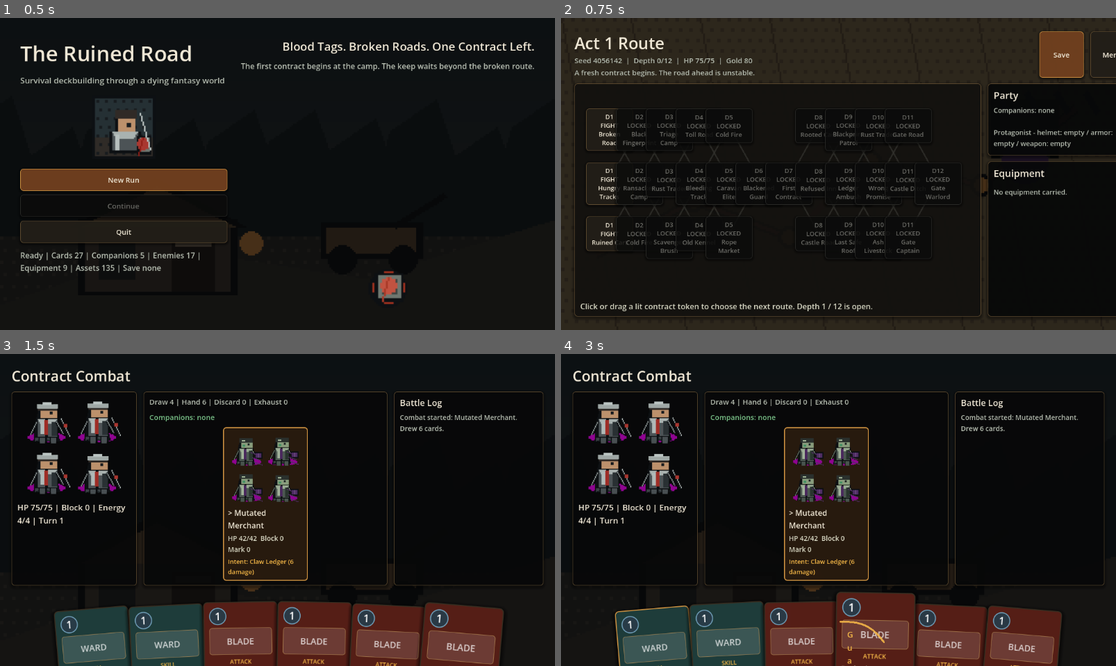
Above: before the commit, frames 1-4 (two rows, left to right).
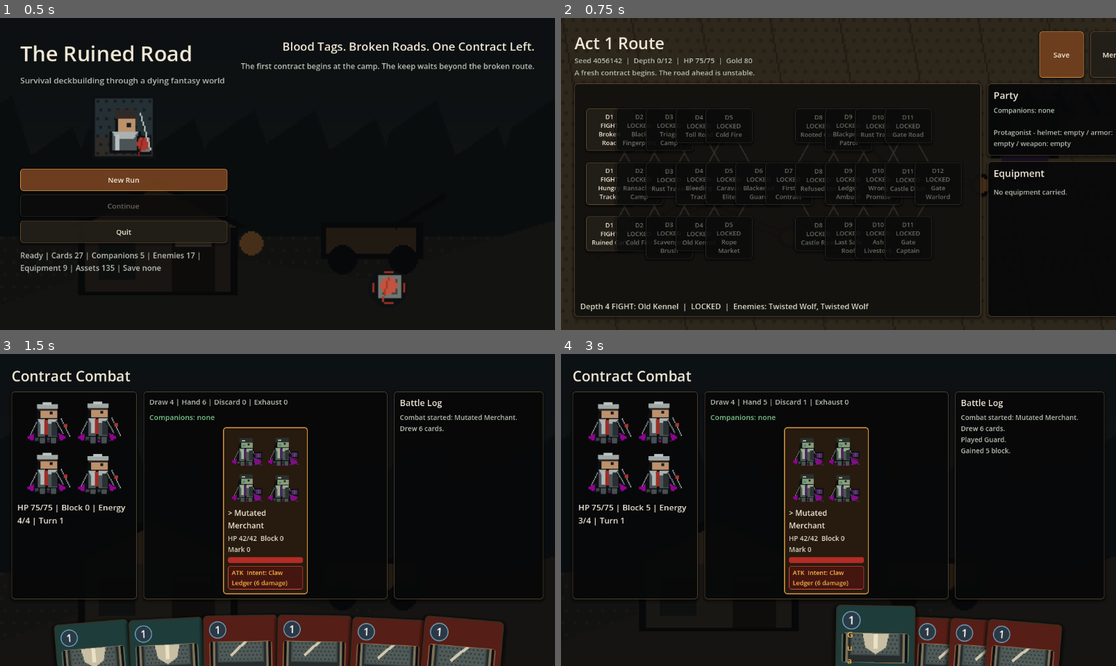
Above: after the commit, the same moments.

Repository: once0811-arch/game
Game: Godot game, scene res://scenes/main/main.tscn
Same seed, same stepped clock (60 frames per second), same inputs: the game is played once before the commit and once after it.
Inputs (mouse positions are in pixels of both pictures, inside the frame that each line leads up to):
- Up to frame 1 (0.5 s): no input
- Up to frame 2 (0.75 s): click "New Run" at 0.5 s
- Up to frame 3 (1.5 s): click "D1 FIGHT Broken Road" at 1.25 s
- Up to frame 4 (3 s): tap Enter at 2 s; drag from (655, 653) to (894, 441) at 2.02 s; drag from (855, 647) to (810, 572) at 2.77 s

Frame 1 is identical in both runs. In frame 2, 0.6% of the frame differs, in the area x 3-57%, y 91-94%; in frame 3, 13%; in frame 4, 17%, in the area x 2-98%, y 14-100%.

Commit message:
Refine combat UI with reference patterns

Diff:
--- a/SourceCode/scripts/combat/card_effect_resolver.gd
+++ b/SourceCode/scripts/combat/card_effect_resolver.gd
@@ -6,16 +6,17 @@
 
 func resolve(card: Dictionary, target_index: int, card_instance: Dictionary = {}) -> Array[String]:
 	var logs: Array[String] = []
-	if target_index < 0 or target_index >= RunState.combat.enemies.size():
-		return logs
-
-	var target: Dictionary = RunState.combat.enemies[target_index]
+	var has_target: bool = target_index >= 0 and target_index < RunState.combat.enemies.size()
+	var target: Dictionary = RunState.combat.enemies[target_index] if has_target else {}
 	var upgraded := bool(card_instance.get("upgraded", false))
 	for effect in card.get("effects", []):
 		if typeof(effect) != TYPE_DICTIONARY:
 			continue
 		match String(effect.get("type", "")):
 			"damage":
+				if not has_target:
+					logs.append("%s needs an enemy target." % CardDataScript.card_name(card))
+					continue
 				var attack_bonus := RunState.equipment.get_total_bonus("attack_damage", "protagonist")
 				var upgrade_bonus := 2 if upgraded else 0
 				logs.append(_deal_damage(card, target, int(effect.get("amount", 0)) + attack_bonus + upgrade_bonus))
@@ -29,6 +30,9 @@
 				var drawn := RunState.deck.draw_cards(int(effect.get("amount", 0)))
 				logs.append("Drew %d cards." % drawn.size())
 			"tactical_mark":
+				if not has_target:
+					logs.append("%s needs an enemy target." % CardDataScript.card_name(card))
+					continue
 				var amount: int = int(effect.get("amount", 0)) + RunState.combat.tactical_mark_bonus
 				_add_status(target, "tactical_mark", amount)
 				logs.append("Applied %d Tactical Mark." % amount)
@@ -53,11 +57,12 @@
 			_:
 				logs.append("No effect.")
 
-	if CardDataScript.card_type(card) == "attack" and int(target.get("hp", 0)) > 0:
+	if has_target and CardDataScript.card_type(card) == "attack" and int(target.get("hp", 0)) > 0:
 		_add_status(target, "tactical_mark", 1 + RunState.combat.tactical_mark_bonus)
 		logs.append("Attack added Tactical Mark.")
 
-	RunState.combat.enemies[target_index] = target
+	if has_target:
+		RunState.combat.enemies[target_index] = target
 	return logs
 
 
--- /dev/null
+++ b/SourceCode/scripts/combat/card_play_rules.gd
@@ -0,0 +1,26 @@
+class_name CardPlayRules
+extends RefCounted
+
+
+static func requires_enemy_target(card: Dictionary) -> bool:
+	for effect in card.get("effects", []):
+		if typeof(effect) != TYPE_DICTIONARY:
+			continue
+		if String(effect.get("type", "")) in ["damage", "tactical_mark"]:
+			return true
+	return false
+
+
+static func first_live_enemy_index() -> int:
+	for i in range(RunState.combat.enemies.size()):
+		var enemy: Dictionary = RunState.combat.enemies[i]
+		if int(enemy.get("hp", 0)) > 0:
+			return i
+	return -1
+
+
+static func is_live_enemy_index(enemy_index: int) -> bool:
+	if enemy_index < 0 or enemy_index >= RunState.combat.enemies.size():
+		return false
+	var enemy: Dictionary = RunState.combat.enemies[enemy_index]
+	return int(enemy.get("hp", 0)) > 0
--- a/SourceCode/scripts/combat/combat_screen.gd
+++ b/SourceCode/scripts/combat/combat_screen.gd
@@ -6,6 +6,7 @@
 const BondSystemScript := preload("res://scripts/systems/bond_system.gd")
 const UIStyleScript := preload("res://scripts/ui/ui_style.gd")
 const CombatCardViewScript := preload("res://scripts/ui/combat_card_view.gd")
+const CardPlayRulesScript := preload("res://scripts/combat/card_play_rules.gd")
 
 var turn_manager = TurnManagerScript.new()
 var bond_system = BondSystemScript.new()
@@ -224,17 +225,39 @@
 	], 14, UIStyleScript.stat_text())
 	content.add_child(hp_label)
 
+	var hp_bar := ProgressBar.new()
+	hp_bar.mouse_filter = Control.MOUSE_FILTER_IGNORE
+	hp_bar.custom_minimum_size = Vector2(0, 12)
+	hp_bar.min_value = 0
+	hp_bar.max_value = max(int(enemy.get("max_hp", 1)), 1)
+	hp_bar.value = int(enemy.get("hp", 0))
+	hp_bar.show_percentage = false
+	hp_bar.add_theme_stylebox_override("background", _bar_style(Color(0.045, 0.040, 0.036, 0.95)))
+	hp_bar.add_theme_stylebox_override("fill", _bar_style(Color(0.74, 0.18, 0.15, 0.95)))
+	content.add_child(hp_bar)
+
 	var intent: Dictionary = enemy.get("intent", {})
 	var intent_text := "Intent: Unknown"
+	var intent_kind := "?"
 	if String(intent.get("type", "")) == "attack":
+		intent_kind = "ATK"
 		intent_text = "Intent: %s (%d damage)" % [intent.get("label", "Attack"), int(intent.get("damage", 0))]
 	elif String(intent.get("type", "")) == "block":
+		intent_kind = "BLK"
 		intent_text = "Intent: %s (+%d block)" % [intent.get("label", "Block"), int(intent.get("block", 0))]
 	elif String(intent.get("type", "")) == "healing_down":
+		intent_kind = "HEX"
 		intent_text = "Intent: %s (-%d%% healing)" % [intent.get("label", "Hex"), int(intent.get("percent", 50))]
 	if int(enemy.get("hp", 0)) <= 0:
+		intent_kind = "KO"
 		intent_text = "Defeated"
-	content.add_child(UIStyleScript.label(intent_text, 13, UIStyleScript.GOLD))
+	var intent_chip := PanelContainer.new()
+	intent_chip.mouse_filter = Control.MOUSE_FILTER_IGNORE
+	intent_chip.add_theme_stylebox_override("panel", _intent_style(String(intent.get("type", ""))))
+	var intent_label := UIStyleScript.label("%s  %s" % [intent_kind, intent_text], 13, UIStyleScript.GOLD)
+	intent_label.mouse_filter = Control.MOUSE_FILTER_IGNORE
+	intent_chip.add_child(intent_label)
+	content.add_child(intent_chip)
 	return panel
 
 
@@ -254,6 +277,9 @@
 func _on_card_pressed(hand_index: int) -> void:
 	if not _is_card_playable(hand_index):
 		return
+	if not _card_requires_target(hand_index):
+		_play_card_at_target(hand_index, -1)
+		return
 	selected_card_index = hand_index
 	_layout_hand_cards()
 
@@ -265,7 +291,8 @@
 	dragging_card_index = hand_index
 	drag_start_position = _card_center_for_hand_index(hand_index)
 	_show_drag_preview(card_name_text)
-	_update_target_arc()
+	if _card_requires_target(hand_index):
+		_update_target_arc()
 
 
 func _input(event: InputEvent) -> void:
@@ -273,7 +300,8 @@
 		return
 	if event is InputEventMouseMotion:
 		_move_drag_preview()
-		_update_target_arc()
+		if _card_requires_target(dragging_card_index):
+			_update_target_arc()
 	elif event is InputEventMouseButton:
 		var mouse_event := event as InputEventMouseButton
 		if mouse_event.button_index == MOUSE_BUTTON_LEFT and not mouse_event.pressed:
@@ -284,6 +312,8 @@
 			_clear_target_arc()
 			if target_index >= 0:
 				_play_card_at_target(hand_index, target_index)
+			elif not _card_requires_target(hand_index):
+				_play_card_at_target(hand_index, -1)
 			else:
 				selected_card_index = hand_index
 				_refresh()
@@ -307,11 +337,16 @@
 
 
 func _play_card_at_target(hand_index: int, target_index: int) -> void:
-	if not _is_card_playable(hand_index) or not _enemy_can_target(target_index):
-		return
+	if not _is_card_playable(hand_index):
+		return
+	if _card_requires_target(hand_index) and not _enemy_can_target(target_index):
+		return
+	var played_name := _card_name_for_hand_index(hand_index)
+	var feedback_position := _target_feedback_position(target_index)
 	selected_target_index = target_index
 	selected_card_index = -1
 	_append_logs(turn_manager.play_card(hand_index, target_index))
+	_spawn_float_text(played_name, feedback_position, UIStyleScript.GOLD)
 	_refresh()
 
 
@@ -362,7 +397,15 @@
 	return CardDataScript.card_cost(card) <= RunState.combat.energy
 
 
-func _card_name_at(hand_index: int) -> String:
+func _card_requires_target(hand_index: int) -> bool:
+	if hand_index < 0 or hand_index >= RunState.deck.hand.size():
+		return false
+	var instance: Dictionary = RunState.deck.hand[hand_index]
+	var card := DataRegistry.get_card(CardInstanceScript.get_card_id(instance))
+	return CardPlayRulesScript.requires_enemy_target(card)
+
+
+func _card_name_for_hand_index(hand_index: int) -> String:
 	if hand_index < 0 or hand_index >= RunState.deck.hand.size():
 		return ""
 	var instance: Dictionary = RunState.deck.hand[hand_index]
@@ -393,6 +436,13 @@
 		if control.get_global_rect().has_point(global_position) and _enemy_can_target(i):
 			return i
 	return -1
+
+
+func _target_feedback_position(target_index: int) -> Vector2:
+	if target_index >= 0 and target_index < enemy_controls.size():
+		var control := enemy_controls[target_index]
+		return control.global_position + control.size * 0.5
+	return get_global_mouse_position()
 
 
 func _clamp_target_index(target_index: int) -> int:
@@ -451,6 +501,60 @@
 func _clear_target_arc() -> void:
 	if target_arc != null:
 		target_arc.clear_points()
+
+
+func _spawn_float_text(text: String, global_position: Vector2, color: Color) -> void:
+	if text.is_empty():
+		return
+	var label := UIStyleScript.label(text, 20, color)
+	label.mouse_filter = Control.MOUSE_FILTER_IGNORE
+	label.z_index = 80
+	label.global_position = global_position - Vector2(48, 16)
+	add_child(label)
+	var tween := create_tween().set_trans(Tween.TRANS_CUBIC).set_ease(Tween.EASE_OUT)
+	tween.tween_property(label, "global_position", label.global_position + Vector2(0, -42), 0.42)
+	tween.parallel().tween_property(label, "modulate:a", 0.0, 0.42)
+	tween.finished.connect(label.queue_free)
+
+
+func _bar_style(color: Color) -> StyleBoxFlat:
+	var style := StyleBoxFlat.new()
+	style.bg_color = color
+	style.corner_radius_top_left = 4
+	style.corner_radius_top_right = 4
+	style.corner_radius_bottom_left = 4
+	style.corner_radius_bottom_right = 4
+	return style
+
+
+func _intent_style(intent_type: String) -> StyleBoxFlat:
+	var style := StyleBoxFlat.new()
+	match intent_type:
+		"attack":
+			style.bg_color = Color(0.28, 0.08, 0.06, 0.92)
+			style.border_color = UIStyleScript.RED
+		"block":
+			style.bg_color = Color(0.07, 0.17, 0.15, 0.92)
+			style.border_color = UIStyleScript.GREEN
+		"healing_down":
+			style.bg_color = Color(0.17, 0.11, 0.24, 0.92)
+			style.border_color = Color(0.48, 0.32, 0.62, 1.0)
+		_:
+			style.bg_color = Color(0.10, 0.09, 0.08, 0.90)
+			style.border_color = UIStyleScript.BORDER
+	style.border_width_left = 1
+	style.border_width_top = 1
+	style.border_width_right = 1
+	style.border_width_bottom = 1
+	style.corner_radius_top_left = 5
+	style.corner_radius_top_right = 5
+	style.corner_radius_bottom_left = 5
+	style.corner_radius_bottom_right = 5
+	style.content_margin_left = 8
+	style.content_margin_top = 5
+	style.content_margin_right = 8
+	style.content_margin_bottom = 5
+	return style
 
 
 func _style_enemy_panel(panel: PanelContainer, enemy_index: int) -> void:
--- a/SourceCode/scripts/combat/turn_manager.gd
+++ b/SourceCode/scripts/combat/turn_manager.gd
@@ -8,6 +8,7 @@
 const CompanionCombatSystemScript := preload("res://scripts/combat/companion_combat_system.gd")
 const OathTacticResolverScript := preload("res://scripts/combat/oath_tactic_resolver.gd")
 const BondSystemScript := preload("res://scripts/systems/bond_system.gd")
+const CardPlayRulesScript := preload("res://scripts/combat/card_play_rules.gd")
 
 var enemy_ai = EnemyAIResolverScript.new()
 var card_effects = CardEffectResolverScript.new()
@@ -63,6 +64,9 @@
 	var cost := CardDataScript.card_cost(card)
 	if cost > RunState.combat.energy:
 		logs.append("Not enough energy for %s." % CardDataScript.card_name(card))
+		return logs
+	if CardPlayRulesScript.requires_enemy_target(card) and not CardPlayRulesScript.is_live_enemy_index(target_index):
+		logs.append("Choose an enemy target for %s." % CardDataScript.card_name(card))
 		return logs
 
 	RunState.combat.energy -= cost
--- a/SourceCode/scripts/ui/combat_card_view.gd
+++ b/SourceCode/scripts/ui/combat_card_view.gd
@@ -14,6 +14,9 @@
 var playable := true
 var selected := false
 var hovered := false
+var pressing := false
+var dragging := false
+var press_origin := Vector2.ZERO
 
 
 func setup(card: Dictionary, instance: Dictionary, index: int, can_play: bool, is_selected: bool) -> void:
@@ -40,7 +43,17 @@
 	if event is InputEventMouseButton:
 		var mouse_event := event as InputEventMouseButton
 		if mouse_event.button_index == MOUSE_BUTTON_LEFT and mouse_event.pressed:
-			card_pressed.emit(hand_index)
+			pressing = true
+			dragging = false
+			press_origin = get_global_mouse_position()
+		elif mouse_event.button_index == MOUSE_BUTTON_LEFT and not mouse_event.pressed:
+			if pressing and not dragging:
+				card_pressed.emit(hand_index)
+			pressing = false
+			dragging = false
+	elif event is InputEventMouseMotion and pressing and not dragging:
+		if press_origin.distance_to(get_global_mouse_position()) >= 10.0:
+			dragging = true
 			card_drag_started.emit(hand_index, card_name)
 
 
@@ -90,11 +103,23 @@
 	art.add_theme_stylebox_override("panel", _art_style(card_type))
 	layout.add_child(art)
 
-	var art_mark := UIStyleScript.label(_type_mark(card_type), 18, Color(1, 1, 1, 0.76))
-	art_mark.mouse_filter = Control.MOUSE_FILTER_IGNORE
-	art_mark.horizontal_alignment = HORIZONTAL_ALIGNMENT_CENTER
-	art_mark.vertical_alignment = VERTICAL_ALIGNMENT_CENTER
-	art.add_child(art_mark)
+	var art_path := DataRegistry.get_temp_asset_path(String(card.get("asset_id", "")))
+	if art_path.is_empty():
+		var art_mark := UIStyleScript.label(_type_mark(card_type), 18, Color(1, 1, 1, 0.76))
+		art_mark.mouse_filter = Control.MOUSE_FILTER_IGNORE
+		art_mark.horizontal_alignment = HORIZONTAL_ALIGNMENT_CENTER
+		art_mark.vertical_alignment = VERTICAL_ALIGNMENT_CENTER
+		art.add_child(art_mark)
+	else:
+		var art_texture := TextureRect.new()
+		art_texture.mouse_filter = Control.MOUSE_FILTER_IGNORE
+		art_texture.texture = load(art_path)
+		art_texture.custom_minimum_size = Vector2(0, 56)
+		art_texture.size_flags_horizontal = Control.SIZE_EXPAND_FILL
+		art_texture.size_flags_vertical = Control.SIZE_EXPAND_FILL
+		art_texture.expand_mode = TextureRect.EXPAND_IGNORE_SIZE
+		art_texture.stretch_mode = TextureRect.STRETCH_KEEP_ASPECT_COVERED
+		art.add_child(art_texture)
 
 	var type_label := UIStyleScript.label(card_type.to_upper(), 12, UIStyleScript.GOLD)
 	type_label.mouse_filter = Control.MOUSE_FILTER_IGNORE
--- a/SourceCode/scripts/ui/map_screen.gd
+++ b/SourceCode/scripts/ui/map_screen.gd
@@ -164,6 +164,8 @@
 	button.add_theme_font_size_override("font_size", 13)
 	button.mouse_default_cursor_shape = Control.CURSOR_POINTING_HAND
 	button.gui_input.connect(_on_node_button_gui_input.bind(String(node.get("id", "")), state))
+	button.mouse_entered.connect(_on_node_hovered.bind(node))
+	button.mouse_exited.connect(_on_node_unhovered)
 	return button
 
 
@@ -190,6 +192,15 @@
 		if mouse_event.button_index == MOUSE_BUTTON_LEFT and mouse_event.pressed:
 			dragging_node_id = node_id
 			map_log_label.text = "Holding contract token. Drag to another lit token or release to travel."
+
+
+func _on_node_hovered(node: Dictionary) -> void:
+	map_log_label.text = _describe_node(node)
+
+
+func _on_node_unhovered() -> void:
+	if dragging_node_id.is_empty():
+		map_log_label.text = "Click or drag a lit contract token to choose the next route. Depth %d / 12 is open." % MapState.get_available_depth()
 
 
 func _node_id_at_position(global_position: Vector2) -> String:
@@ -265,6 +276,48 @@
 			return node_type.to_upper()
 
 
+func _describe_node(node: Dictionary) -> String:
+	var node_type := String(node.get("type", ""))
+	var state := MapState.get_node_state(node)
+	var parts: Array[String] = [
+		"Depth %d %s: %s" % [int(node.get("depth", 0)), _node_type_label(node_type), String(node.get("label", ""))],
+		state.to_upper(),
+	]
+	var enemy_names := _node_enemy_names(node)
+	if not enemy_names.is_empty():
+		parts.append("Enemies: %s" % ", ".join(PackedStringArray(enemy_names)))
+	if node_type in ["elite", "midboss", "boss"]:
+		parts.append("High risk, better gold and bond gain.")
+	elif node_type == "inn":
+		parts.append("Recover and stabilize the run.")
+	elif node_type == "shop":
+		parts.append("Spend gold on cards, gear, or card removal.")
+	elif node_type == "event":
+		parts.append("Uncertain contract outcome.")
+	elif node_type == "companion_contract":
+		parts.append("Recruit a companion and choose one oath tactic.")
+	elif node_type == "upgrade":
+		parts.append("Strengthen the protagonist or a companion.")
+	return "  |  ".join(PackedStringArray(parts))
+
+
+func _node_enemy_names(node: Dictionary) -> Array[String]:
+	var ids: Array[String] = []
+	for enemy_id in node.get("enemy_ids", []):
+		var id_text := String(enemy_id)
+		if not id_text.is_empty():
+			ids.append(id_text)
+	if ids.is_empty():
+		var single_id := String(node.get("enemy_id", ""))
+		if not single_id.is_empty():
+			ids.append(single_id)
+	var names: Array[String] = []
+	for enemy_id in ids:
+		var enemy := DataRegistry.get_enemy(enemy_id)
+		names.append(String(enemy.get("name", enemy_id)))
+	return names
+
+
 func _node_variant(node_type: String, state: String) -> String:
 	if state == "locked":
 		return "locked"
